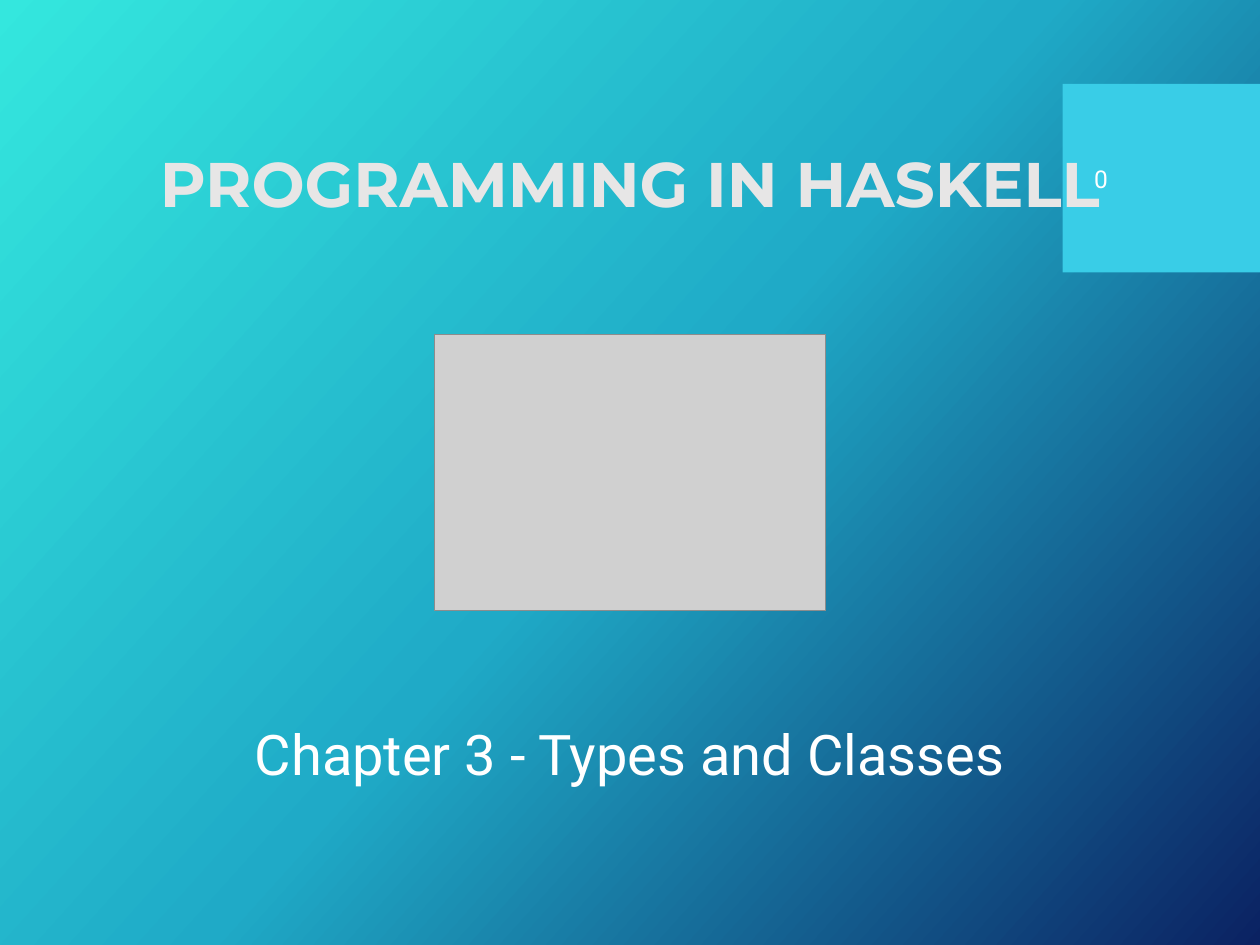
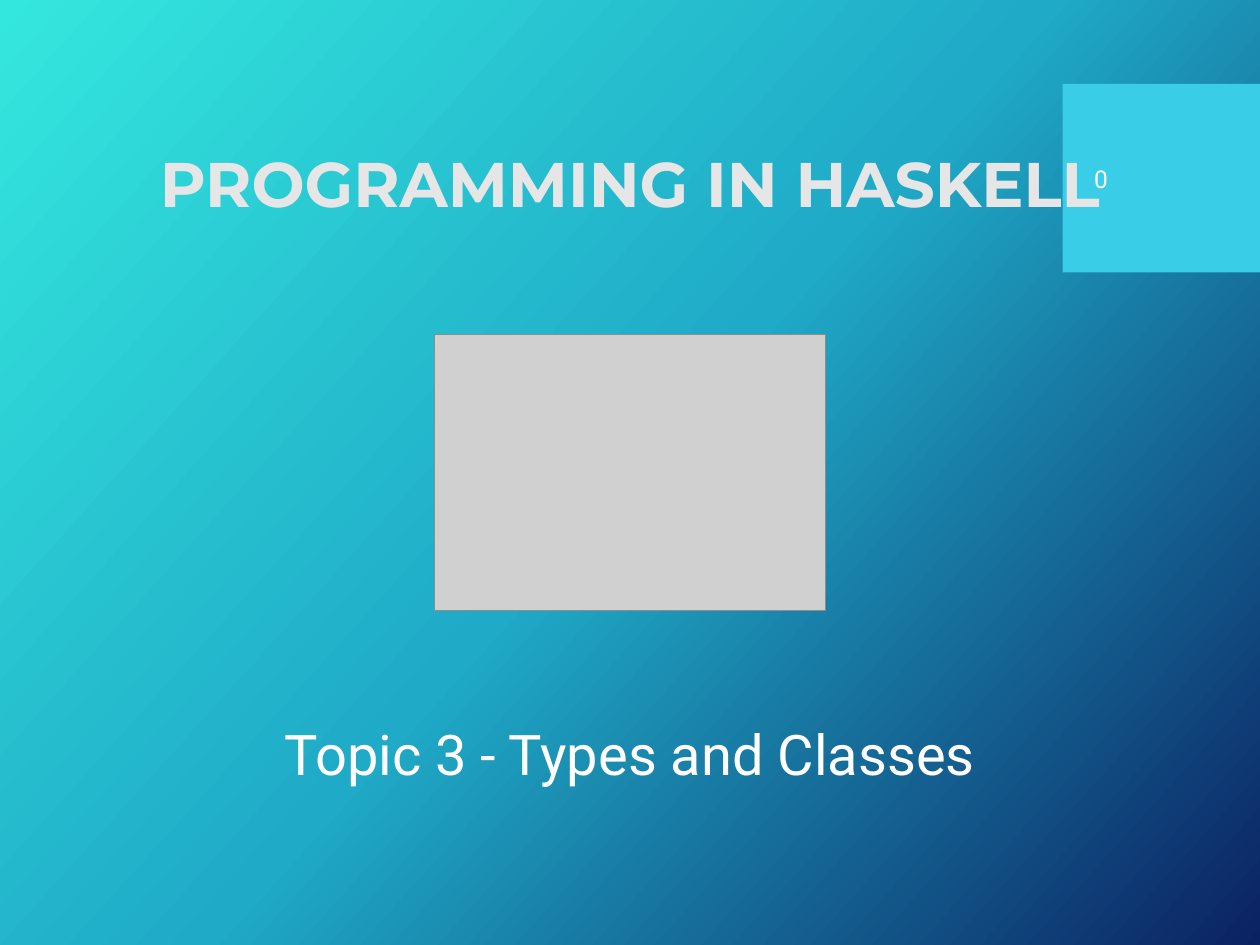
Before and after one commit to Fun-Prog-26/fun-prog-26, a slide deck: slide 1 of topic03-types-and-classes/unit-03a-lectures/talk-1/a-types-and-classes.pptx. Drawn at 1260x945 pixels with LibreOffice and Linux fonts; fonts in the diff are those of the drawing; grey boxes stand for pictures; background and template pictures are left out. Boxes give left, top, right and bottom in pixels: in the first picture for what was removed or moved away, otherwise in the second. Text is boxed around its words. In the diff, an @@ line names an element or a change of style, - is before the commit and + after.

Commit message:
update title on slides from chapter to slides

```diff
--- a/topic03-types-and-classes/unit-03a-lectures/talk-1/a-types-and-classes.pptx
+++ b/topic03-types-and-classes/unit-03a-lectures/talk-1/a-types-and-classes.pptx
@@ text at [284,733,975,787]: text changed @@
-Chapter 3 - Types and Classes
+Topic 3 - Types and Classes
```
Also in this commit, not shown: 9 other files.
